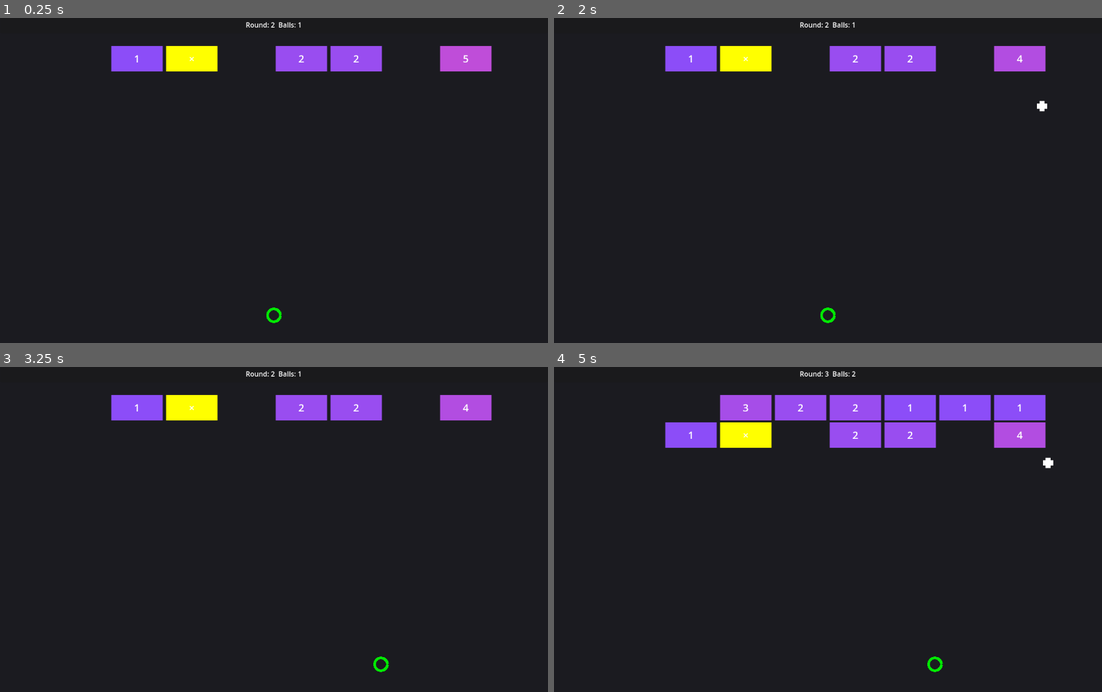
Above: before the commit, frames 1-4 (two rows, left to right).
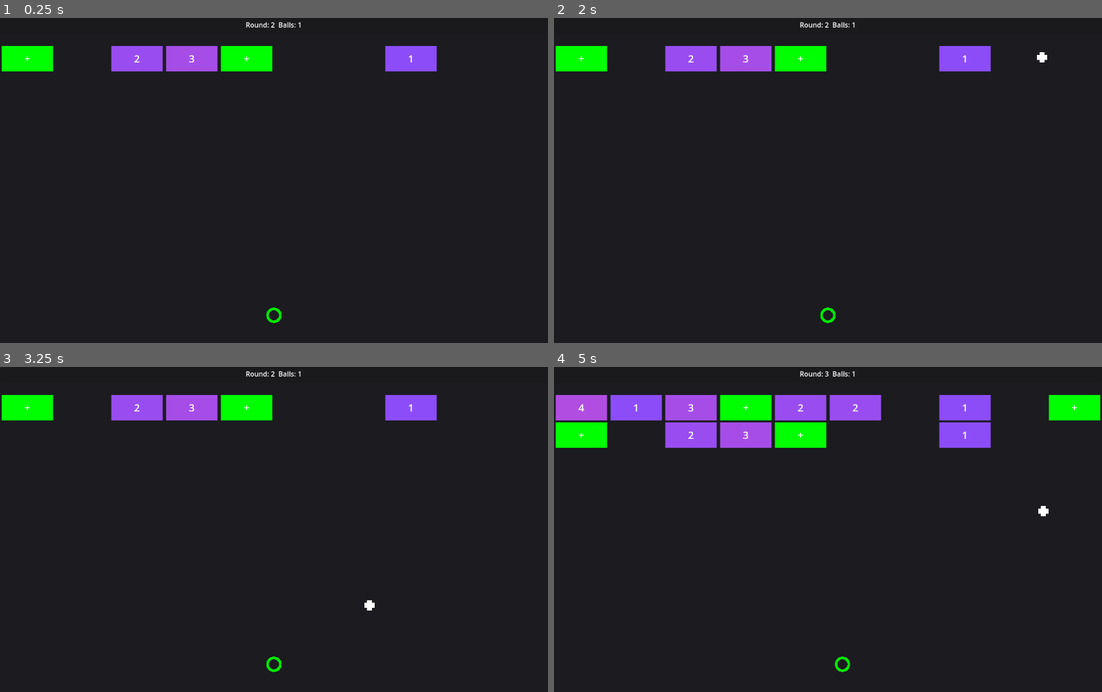
Above: after the commit, the same moments.

Repository: r-cha/orb-protector
Game: Godot game, scene res://orb_protector.tscn
The game is run twice, just before and just after one commit, with the same random seed, the same clock (stepped at 60 frames per second) and the same inputs.
Inputs (mouse positions are in pixels of both pictures, inside the frame that each line leads up to):
- Up to frame 1 (0.25 s): no input
- Up to frame 2 (2 s): tap Enter at 0.5 s; move the mouse to (948, 170) at 0.52 s; click (948, 170) at 0.67 s; move the mouse to (718, 203) at 1.27 s; click (718, 203) at 1.42 s
- Up to frame 3 (3.25 s): move the mouse to (328, 461) at 2.02 s; click (328, 461) at 2.17 s; move the mouse to (246, 604) at 2.77 s; click (246, 604) at 2.92 s
- Up to frame 4 (5 s): move the mouse to (992, 588) at 3.52 s; click (992, 588) at 3.67 s; move the mouse to (663, 484) at 4.27 s; click (663, 484) at 4.42 s

The runs differ from the first frame. In frame 1, 5.2% of the frame differs, in the area x 0-90%, y 8-17%; in frame 2, 5.2%; in frame 3, 5.4%; in frame 4, 11%, in the area x 0-100%, y 1-94%.

Commit message:
Fix end turn behavior

Diff:
--- a/logic/Ball.gd
+++ b/logic/Ball.gd
@@ -1,3 +1,7 @@
+"""
+Ball represents a physics-based ball that bounces around the game field.
+Handles collision detection, velocity management, and interaction with bricks.
+"""
 extends RigidBody2D
 class_name Ball
 
@@ -8,10 +12,10 @@
 # Speed multiplier for fine-tuning
 @export var speed_multiplier = 1.5
 # Ball count speed scaling
-var ball_count_multiplier = 1.0
+var _ball_count_multiplier = 1.0
 
-var velocity: Vector2
-var damaged_bodies: Array = []  # Track bodies damaged this frame
+var _velocity: Vector2
+var _damaged_bodies: Array = []  # Track bodies damaged this frame
 
 func _ready():
 	# Configure RigidBody2D settings for perfect bouncing
@@ -40,47 +44,47 @@
 	body_entered.connect(_on_body_entered)
 
 	# Set initial velocity
-	velocity = initial_velocity * speed_multiplier * ball_count_multiplier
-	linear_velocity = velocity
+	_velocity = initial_velocity * speed_multiplier * _ball_count_multiplier
+	linear_velocity = _velocity
 
 func _physics_process(_delta):
 	# Clear damaged bodies list for new frame
-	damaged_bodies.clear()
+	_damaged_bodies.clear()
 
 	# Ensure velocity magnitude remains constant
 	var current_speed = linear_velocity.length()
-	var desired_speed = velocity.length()
+	var desired_speed = _velocity.length()
 
 	# If speed has changed due to physics engine, correct it
 	if current_speed > 0 and abs(current_speed - desired_speed) > 0.1:
 		linear_velocity = linear_velocity.normalized() * desired_speed
-		velocity = linear_velocity
+		_velocity = linear_velocity
 
 func _on_body_entered(body):
 	print("Ball hit " + body.name)
 	if body.has_method("take_damage_from_ball"):
-		if not body in damaged_bodies:
+		if not body in _damaged_bodies:
 			body.take_damage_from_ball()
-			damaged_bodies.append(body)
+			_damaged_bodies.append(body)
 
 func set_velocity(new_velocity: Vector2):
 	"""Set a new velocity for the ball"""
-	velocity = new_velocity
-	linear_velocity = velocity
+	_velocity = new_velocity
+	linear_velocity = _velocity
 
 func get_speed():
 	"""Get the current speed (magnitude of velocity)"""
-	return velocity.length()
+	return _velocity.length()
 
 func set_speed(new_speed: float):
 	"""Set the speed while maintaining direction"""
 	if linear_velocity.length() > 0:
-		velocity = linear_velocity.normalized() * new_speed
-		linear_velocity = velocity
+		_velocity = linear_velocity.normalized() * new_speed
+		linear_velocity = _velocity
 
 func set_ball_count_multiplier(multiplier: float):
 	"""Set the ball count speed multiplier"""
-	ball_count_multiplier = multiplier
+	_ball_count_multiplier = multiplier
 
 func shoot(angle: float, initial_position: Vector2):
 	"""Launch the ball from a given position at a given angle
@@ -94,11 +98,11 @@
 
 	# Calculate velocity vector from angle
 	var direction = Vector2(cos(angle), sin(angle))
-	var speed = initial_velocity.length() * speed_multiplier * ball_count_multiplier
+	var speed = initial_velocity.length() * speed_multiplier * _ball_count_multiplier
 
 	# Set the velocity
-	velocity = direction * speed
-	linear_velocity = velocity
+	_velocity = direction * speed
+	linear_velocity = _velocity
 
 	# Reset any angular velocity
 	angular_velocity = 0.0
@@ -116,3 +120,21 @@
 	if position.y > get_viewport().get_visible_rect().size.y:
 		emit_signal("ball_exited", Vector2(position.x, get_viewport().get_visible_rect().size.y))
 		queue_free()
+
+func destroy():
+	"""Properly destroy the ball - stop movement, disable collision, and delete"""
+	# Stop all movement
+	linear_velocity = Vector2.ZERO
+	angular_velocity = 0.0
+	_velocity = Vector2.ZERO
+
+	# Disable collision detection
+	collision_layer = 0
+	collision_mask = 0
+
+	# Disconnect signals to prevent any further interactions
+	if body_entered.is_connected(_on_body_entered):
+		body_entered.disconnect(_on_body_entered)
+
+	# Remove from scene
+	queue_free()
--- a/logic/Brick.gd
+++ b/logic/Brick.gd
@@ -1,3 +1,7 @@
+"""
+Brick represents an individual brick that can be destroyed by balls.
+Handles damage, special effects, and visual representation.
+"""
 extends StaticBody2D
 class_name Brick
 
@@ -8,52 +12,52 @@
 @export var is_special_block: bool = false
 @export var special_type: String = "" # "add", "multiply"
 
-@onready var label = $Label
-@onready var color_rect = $ColorRect
-@onready var collision = $CollisionShape2D
+@onready var _label = $Label
+@onready var _color_rect = $ColorRect
+@onready var _collision = $CollisionShape2D
 
-var brick_size = Vector2(120, 60)
+var _brick_size = Vector2(120, 60)
 
 func _ready():
 	# Set brick collision layer to layer 3 for ball collision detection
 	collision_layer = 4
 	collision_mask = 0  # Bricks don't need to detect anything
-	update_display()
+	_update_display()
 
 func take_damage_from_ball():
 	if is_special_block:
-		handle_special_block()
+		_handle_special_block()
 	else:
-		take_damage()
+		_take_damage()
 
-func take_damage():
+func _take_damage():
 	hp -= 1
 	if hp <= 0:
 		emit_signal("brick_destroyed", self)
 		queue_free()
 	else:
-		update_display()
+		_update_display()
 
-func handle_special_block():
+func _handle_special_block():
 	# Signal will be caught by GameController to add/multiply balls
 	emit_signal("brick_destroyed", self)
 	queue_free()
 
-func update_display():
+func _update_display():
 	if is_special_block:
-		label.text = "+" if special_type == "add" else "×"
-		color_rect.color = Color.GREEN if special_type == "add" else Color.YELLOW
+		_label.text = "+" if special_type == "add" else "×"
+		_color_rect.color = Color.GREEN if special_type == "add" else Color.YELLOW
 	else:
-		label.text = str(hp)
+		_label.text = str(hp)
 		# Color based on HP: blue for low HP, red for high HP
 		var color_intensity = min(hp / 10.0, 1.0)
-		color_rect.color = Color(0.5 + color_intensity * 0.5, 0.3, 1.0 - color_intensity * 0.3, 1.0)
+		_color_rect.color = Color(0.5 + color_intensity * 0.5, 0.3, 1.0 - color_intensity * 0.3, 1.0)
 
 func set_hp(new_hp: int):
 	hp = new_hp
-	update_display()
+	_update_display()
 
 func set_special(type: String):
 	is_special_block = true
 	special_type = type
-	update_display()
+	_update_display()
--- a/logic/BrickManager.gd
+++ b/logic/BrickManager.gd
@@ -1,56 +1,60 @@
+"""
+BrickManager handles the creation, positioning, and management of bricks in the game.
+Manages brick spawning, destruction, special brick effects, and game progression.
+"""
 extends Node2D
 
 signal game_over
 signal special_block_hit(type)
 
-@onready var brick_scene = preload("res://brick.tscn")
+@onready var _brick_scene = preload("res://brick.tscn")
 
-var grid_width = 10
-var grid_height = 12
-var brick_size = Vector2(120, 60)
-var brick_spacing = Vector2(128, 64)  # 8px gap between bricks
-var start_position = Vector2(64, 100)
-var current_round = 1
-var bricks = []
-var base_spawn_probability = 0.6  # Base 60% chance for brick to spawn
-var base_special_probability = 0.15
+var _grid_width = 10
+var _grid_height = 12
+var _brick_size = Vector2(120, 60)
+var _brick_spacing = Vector2(128, 64)  # 8px gap between bricks
+var _start_position = Vector2(64, 100)
+var current_round = 1  # Keep public for GameController access
+var _bricks = []
+var _base_spawn_probability = 0.6  # Base 60% chance for brick to spawn
+var _base_special_probability = 0.15
 
 func _ready():
-	spawn_new_row()
+	_spawn_new_row()
 
-func spawn_new_row():
+func _spawn_new_row():
 	var new_row = []
 
 	# Calculate dynamic spawn probability based on brick count
-	var total_bricks = get_total_brick_count()
-	var spawn_probability = base_spawn_probability
+	var total_bricks = _get_total_brick_count()
+	var spawn_probability = _base_spawn_probability
 	if total_bricks > 50:
-		spawn_probability = max(0.3, base_spawn_probability - (total_bricks - 50) * 0.01)
+		spawn_probability = max(0.3, _base_spawn_probability - (total_bricks - 50) * 0.01)
 
-	for x in grid_width:
+	for x in _grid_width:
 		# Random chance to spawn brick (creates gaps)
 		if randf() > spawn_probability:
 			new_row.append(null)
 			continue
 
-		var brick = brick_scene.instantiate()
+		var brick = _brick_scene.instantiate()
 		add_child(brick)
 
-		var pos = start_position + Vector2(x * brick_spacing.x, 0)
+		var pos = _start_position + Vector2(x * _brick_spacing.x, 0)
 		brick.position = pos
 
 		# Implement variable brick toughness with higher variance
-		var hp = get_varied_brick_hp()
+		var hp = _get_varied_brick_hp()
 		brick.set_hp(hp)
 
-		if randf() < base_special_probability:
+		if randf() < _base_special_probability:
 			var special_type = "add" if randf() < 0.9 else "multiply"
 			brick.set_special(special_type)
 
 		brick.brick_destroyed.connect(_on_brick_destroyed)
 		new_row.append(brick)
 
-	bricks.insert(0, new_row)
+	_bricks.insert(0, new_row)
 	current_round += 1
 
 func _on_brick_destroyed(brick):
@@ -58,7 +62,7 @@
 		emit_signal("special_block_hit", brick.special_type)
 
 	# Remove from grid tracking
-	for row in bricks:
+	for row in _bricks:
 		var index = row.find(brick)
 		if index != -1:
 			row[index] = null
@@ -66,10 +70,10 @@
 
 func descend_bricks():
 	# Move all bricks down one row
-	for row in bricks:
+	for row in _bricks:
 		for brick in row:
 			if is_instance_valid(brick):
-				brick.position.y += brick_spacing.y
+				brick.position.y += _brick_spacing.y
 
 				# Check if any brick reached bottom (y > 700 for 4x scale)
 				if brick.position.y > 700:
@@ -77,17 +81,17 @@
 					return
 
 	# Spawn new row at top
-	spawn_new_row()
+	_spawn_new_row()
 
-func get_total_brick_count() -> int:
+func _get_total_brick_count() -> int:
 	var count = 0
-	for row in bricks:
+	for row in _bricks:
 		for brick in row:
 			if is_instance_valid(brick):
 				count += 1
 	return count
 
-func get_varied_brick_hp() -> int:
+func _get_varied_brick_hp() -> int:
 	# Create high variance in brick HP based on game progress
 	var variance_factor = min(current_round / 10.0, 2.0)  # Max 2x variance multiplier
 
@@ -113,8 +117,12 @@
 	return max(1, hp)  # Ensure HP is never 0
 
 func clear_all_bricks():
-	for row in bricks:
+	for row in _bricks:
 		for brick in row:
 			if is_instance_valid(brick):
 				brick.queue_free()
-	bricks.clear()
+	_bricks.clear()
+
+func spawn_new_row():
+	"""Public wrapper for spawning new rows (used by GameController)"""
+	_spawn_new_row()
--- a/logic/Floor.gd
+++ b/logic/Floor.gd
@@ -1,3 +1,6 @@
+"""
+Floor detects when balls exit the game area and handles ball cleanup.
+"""
 extends Area2D
 
 func _ready():
--- a/logic/GameController.gd
+++ b/logic/GameController.gd
@@ -1,136 +1,165 @@
+"""
+GameController manages the main game state and coordinates between different game systems.
+Handles ball launching, score tracking, game over conditions, and UI updates.
+"""
 extends Node
 
-@onready var ball_scene = preload("res://ball.tscn")
-@onready var input_handler = $InputHandler
-@onready var brick_manager = $BrickManager
-@onready var info_label = $UI/InfoPanel/InfoLabel
-@onready var game_over_overlay = $UI/GameOverOverlay
-@onready var play_again_button = $UI/GameOverOverlay/VBoxContainer/PlayAgainButton
-@onready var end_turn_button = $UI/EndTurnButton
+@onready var _ball_scene = preload("res://ball.tscn")
+@onready var _input_handler = $InputHandler
+@onready var _brick_manager = $BrickManager
+@onready var _info_label = $UI/InfoPanel/InfoLabel
+@onready var _game_over_overlay = $UI/GameOverOverlay
+@onready var _play_again_button = $UI/GameOverOverlay/VBoxContainer/PlayAgainButton
+@onready var _end_turn_button = $UI/EndTurnButton
 
-var ball_count = 1
-var current_launch_position = Vector2(640, 700)  # 4x scale
-var balls_in_play = 0
-var shooting = false
-var turn_start_time = 0.0
+var _ball_count = 1
+var _current_launch_position = Vector2(640, 700)  # 4x scale
+var _balls_in_play = 0
+var _active_balls = []  # Array to track all balls in current round
+var _shooting = false
+var _stop_shooting = false  # Flag to stop shooting early
+var _turn_start_time = 0.0
 
 func _ready():
-	input_handler.shoot_ball.connect(_on_shoot_ball)
-	input_handler.reset_launch_position(current_launch_position)
+	_input_handler.shoot_ball.connect(_on_shoot_ball)
+	_input_handler.reset_launch_position(_current_launch_position)
 
-	brick_manager.game_over.connect(_on_game_over)
-	brick_manager.special_block_hit.connect(_on_special_block_hit)
+	_brick_manager.game_over.connect(_on_game_over)
+	_brick_manager.special_block_hit.connect(_on_special_block_hit)
 
-	end_turn_button.pressed.connect(_on_end_turn_button_pressed)
-	play_again_button.pressed.connect(_on_play_again)
+	_end_turn_button.pressed.connect(_on_end_turn_button_pressed)
+	_play_again_button.pressed.connect(_on_play_again)
+	print("Play Again button connected: ", _play_again_button.pressed.is_connected(_on_play_again))
 
-	update_ui()
+	# Allow play again button to work when game is paused
+	_play_again_button.process_mode = Node.PROCESS_MODE_ALWAYS
+
+	_update_ui()
 
 func _process(_delta):
 	# Show end turn button after 5 seconds during a turn
-	if shooting and not end_turn_button.visible:
-		if Time.get_unix_time_from_system() - turn_start_time >= 5.0:
-			end_turn_button.visible = true
+	if _shooting and not _end_turn_button.visible:
+		if Time.get_unix_time_from_system() - _turn_start_time >= 5.0:
+			_end_turn_button.visible = true
 
 func _on_shoot_ball(angle, launch_position):
-	if shooting:
+	if _shooting:
 		return
 
-	shooting = true
-	balls_in_play = 0
-	turn_start_time = Time.get_unix_time_from_system()
+	_shooting = true
+	_stop_shooting = false  # Reset stop flag
+	_balls_in_play = 0
+	_active_balls.clear()  # Clear previous round's balls
+	_turn_start_time = Time.get_unix_time_from_system()
 
 	# Calculate speed multiplier based on ball count
 	# Formula: 1.0 + (ball_count - 1) * 0.1 (2% increase per additional ball)
-	var speed_multiplier = 1.0 + (ball_count - 1) * 0.02
+	var speed_multiplier = 1.0 + (_ball_count - 1) * 0.02
 
 	# Shoot all balls sequentially
-	for i in ball_count:
-		var new_ball = ball_scene.instantiate()
+	for i in _ball_count:
+		if _stop_shooting:  # Check if we should stop shooting
+			break
+
+		var new_ball = _ball_scene.instantiate()
 		add_child(new_ball)
 		new_ball.ball_exited.connect(_on_ball_exited)
 		new_ball.set_ball_count_multiplier(speed_multiplier)
-		new_ball.shoot(angle, current_launch_position)
-		balls_in_play += 1
-		await get_tree().create_timer(0.15).timeout
+		new_ball.shoot(angle, _current_launch_position)
+		_active_balls.append(new_ball)  # Track ball in array
+		_balls_in_play += 1
+		await get_tree().create_timer(0.15  / speed_multiplier).timeout
 
 func _on_ball_exited(exit_position):
-	balls_in_play -= 1
+	_balls_in_play -= 1
+
+	# Remove ball from active array when it exits
+	var exited_ball = get_tree().get_first_node_in_group("balls") # Get the ball that called this
+	if exited_ball and exited_ball in _active_balls:
+		_active_balls.erase(exited_ball)
 
 	# When all balls are done, end turn
-	if balls_in_play <= 0:
-		current_launch_position = Vector2(exit_position.x, 700)
-		end_turn()
+	if _balls_in_play <= 0:
+		_current_launch_position = Vector2(exit_position.x, 700)
+		_end_turn()
 
-func end_turn():
-	shooting = false
-	end_turn_button.visible = false
-	input_handler.reset_launch_position(current_launch_position)
+func _end_turn():
+	_shooting = false
+	_end_turn_button.visible = false
+	_input_handler.reset_launch_position(_current_launch_position)
 
 	# Descend bricks after all balls finish
-	await get_tree().create_timer(0.5).timeout
-	brick_manager.descend_bricks()
-	update_ui()
+	_brick_manager.descend_bricks()
+	_update_ui()
 
 func _on_special_block_hit(type):
 	if type == "add":
-		ball_count += 1
+		_ball_count += 1
 	elif type == "multiply":
-		ball_count *= 2
+		_ball_count *= 2
 
-	update_ui()
-	print("Balls: ", ball_count)
+	_update_ui()
+	print("Balls: ", _ball_count)
 
-func update_ui():
-	info_label.text = "Round: %d  Balls: %d" % [brick_manager.current_round, ball_count]
+func _update_ui():
+	_info_label.text = "Round: %d  Balls: %d" % [_brick_manager.current_round, _ball_count]
 
 func _on_game_over():
 	print("Game Over - Bricks reached bottom!")
-	game_over_overlay.visible = true
+	_game_over_overlay.visible = true
+	print("Play Again button disabled: ", _play_again_button.disabled)
+	print("Play Again button visible: ", _play_again_button.visible)
 	get_tree().paused = true
 
 func _on_end_turn_button_pressed():
 	# Get the last ball position to update launch position
-	var last_ball_position = current_launch_position
+	var last_ball_position = _current_launch_position
 
-	# Find any ball still in play to get its position
-	for child in get_children():
-		if child.name.begins_with("Ball"):
-			last_ball_position = child.global_position
-			child.queue_free()
+	# Destroy all active balls and get last position
+	for ball in _active_balls:
+		if is_instance_valid(ball):
+			last_ball_position = ball.global_position
+			# Properly destroy the ball (stops movement, disables collision, deletes)
+			ball.destroy()
+
+	# Clear the active balls array
+	_active_balls.clear()
 
 	# Update launch position and end turn
-	current_launch_position = Vector2(last_ball_position.x, 700)
-	balls_in_play = 0
-	end_turn()
+	_current_launch_position = Vector2(last_ball_position.x, 700)
+	_balls_in_play = 0
+
+	_end_turn()
 
 func _on_play_again():
-	reset_game()
+	print("Play Again button clicked!")
+	_reset_game()
 
-func reset_game():
+func _reset_game():
 	# Reset game state
-	ball_count = 1
-	current_launch_position = Vector2(640, 700)
-	balls_in_play = 0
-	shooting = false
-	end_turn_button.visible = false
+	_ball_count = 1
+	_current_launch_position = Vector2(640, 700)
+	_balls_in_play = 0
+	_active_balls.clear()  # Clear ball tracking array
+	_shooting = false
+	_end_turn_button.visible = false
 
 	# Clear all balls
 	for child in get_children():
 		if child.name.begins_with("Ball"):
-			child.queue_free()
+			child.free()
 
 	# Reset brick manager
-	brick_manager.clear_all_bricks()
-	brick_manager.current_round = 1
-	brick_manager.spawn_new_row()
+	_brick_manager.clear_all_bricks()
+	_brick_manager.current_round = 0
+	_brick_manager.spawn_new_row()
 
 	# Reset input handler
-	input_handler.reset_launch_position(current_launch_position)
+	_input_handler.reset_launch_position(_current_launch_position)
 
 	# Hide game over overlay and unpause
-	game_over_overlay.visible = false
+	_game_over_overlay.visible = false
 	get_tree().paused = false
 
 	# Update UI
-	update_ui()
+	_update_ui()
--- a/logic/InputHandler.gd
+++ b/logic/InputHandler.gd
@@ -1,72 +1,76 @@
+"""
+InputHandler manages user input for aiming and shooting balls.
+Handles mouse input, displays trajectory indicators, and signals when to shoot.
+"""
 extends Node
 
 # Signal to emit the shooting angle
 signal shoot_ball(angle, launch_position)
 
 # Reference to the Line2D nodes
-@onready var angle_indicator = get_parent().get_node("AngleIndicator")
-@onready var launcher_indicator = get_parent().get_node("LauncherIndicator")
-@onready var launcher_circle = get_parent().get_node("LauncherIndicator/LauncherCircle")
+@onready var _angle_indicator = get_parent().get_node("AngleIndicator")
+@onready var _launcher_indicator = get_parent().get_node("LauncherIndicator")
+@onready var _launcher_circle = get_parent().get_node("LauncherIndicator/LauncherCircle")
 
 # Variable to store the launch position
-var launch_position = Vector2.ZERO
-var line_length = 200  # Shorter line - 1/4 screen height
-var ball_in_motion = false
-var mouse_pressed = false
+var _launch_position = Vector2.ZERO
+var _line_length = 200  # Shorter line - 1/4 screen height
+var _ball_in_motion = false
+var _mouse_pressed = false
 
 func _ready():
-	launch_position = Vector2(get_viewport().get_visible_rect().size.x / 2, get_viewport().get_visible_rect().size.y)
-	update_launcher_indicator()
-	update_angle_indicator()
+	_launch_position = Vector2(get_viewport().get_visible_rect().size.x / 2, get_viewport().get_visible_rect().size.y)
+	_update_launcher_indicator()
+	_update_angle_indicator()
 
 func _input(event):
 	if event is InputEventMouseButton and event.button_index == MOUSE_BUTTON_LEFT:
 		if event.pressed:
-			mouse_pressed = true
-			update_angle_indicator()
+			_mouse_pressed = true
+			_update_angle_indicator()
 		else:
-			if mouse_pressed:
+			if _mouse_pressed:
 				# Calculate the direction and angle
 				var mouse_position = event.position
-				var direction = (mouse_position - launch_position).normalized()
+				var direction = (mouse_position - _launch_position).normalized()
 				var angle = direction.angle()
-				emit_signal("shoot_ball", angle, launch_position)
-				ball_in_motion = true
-			mouse_pressed = false
-			update_angle_indicator()
+				emit_signal("shoot_ball", angle, _launch_position)
+				_ball_in_motion = true
+			_mouse_pressed = false
+			_update_angle_indicator()
 
-	if event is InputEventMouseMotion and mouse_pressed:
+	if event is InputEventMouseMotion and _mouse_pressed:
 		# Update the angle indicator line while mouse is pressed
-		update_angle_indicator()
+		_update_angle_indicator()
 
-func update_angle_indicator():
-	if mouse_pressed and !ball_in_motion:
+func _update_angle_indicator():
+	if _mouse_pressed and !_ball_in_motion:
 		var mouse_position = get_viewport().get_mouse_position()
-		var direction = (mouse_position - launch_position).normalized()
-		var fixed_length_position = launch_position + direction * line_length
-		angle_indicator.points = [launch_position, fixed_length_position]
-		angle_indicator.visible = true
+		var direction = (mouse_position - _launch_position).normalized()
+		var fixed_length_position = _launch_position + direction * _line_length
+		_angle_indicator.points = [_launch_position, fixed_length_position]
+		_angle_indicator.visible = true
 	else:
-		angle_indicator.visible = false
+		_angle_indicator.visible = false
 
 func update_launch_position(new_position):
-	launch_position = new_position
-	update_launcher_indicator()
-	update_angle_indicator()
+	_launch_position = new_position
+	_update_launcher_indicator()
+	_update_angle_indicator()
 
 func reset_launch_position(new_position):
-	launch_position = new_position
-	ball_in_motion = false
-	update_launcher_indicator()
-	update_angle_indicator()
+	_launch_position = new_position
+	_ball_in_motion = false
+	_update_launcher_indicator()
+	_update_angle_indicator()
 
-func update_launcher_indicator():
+func _update_launcher_indicator():
 	# Create a small circle at the launch position
 	var circle_points = []
 	var radius = 15
 	var segments = 16
 	for i in segments + 1:
 		var angle = i * 2 * PI / segments
-		var point = launch_position + Vector2(cos(angle), sin(angle)) * radius
+		var point = _launch_position + Vector2(cos(angle), sin(angle)) * radius
 		circle_points.append(point)
-	launcher_circle.points = circle_points
+	_launcher_circle.points = circle_points
--- a/logic/Wall.gd
+++ b/logic/Wall.gd
@@ -1,3 +1,6 @@
+"""
+Wall represents static boundaries that balls bounce off of.
+"""
 extends StaticBody2D
 
 func _ready():
